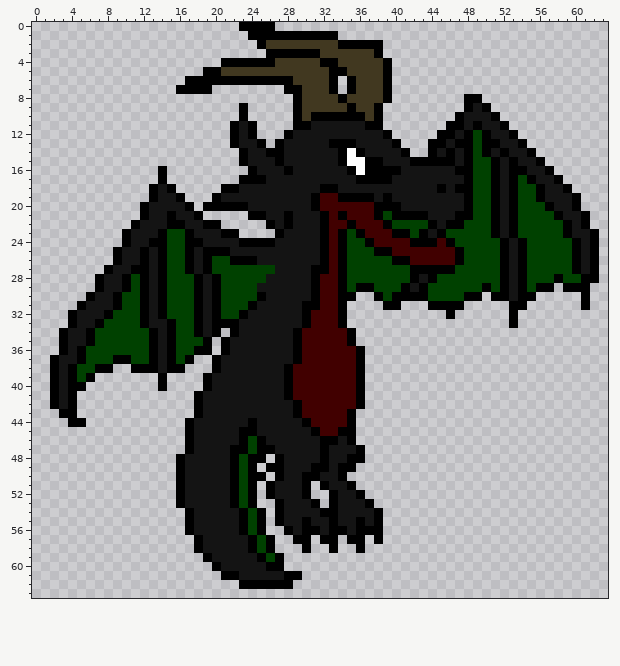
Two states of a pixel-art sprite, MDAD/TiledMapGame-android/assets/img/Wyvern2.png. Above: the version before the commit.
The file is 64x64 pixels.
Once edited:
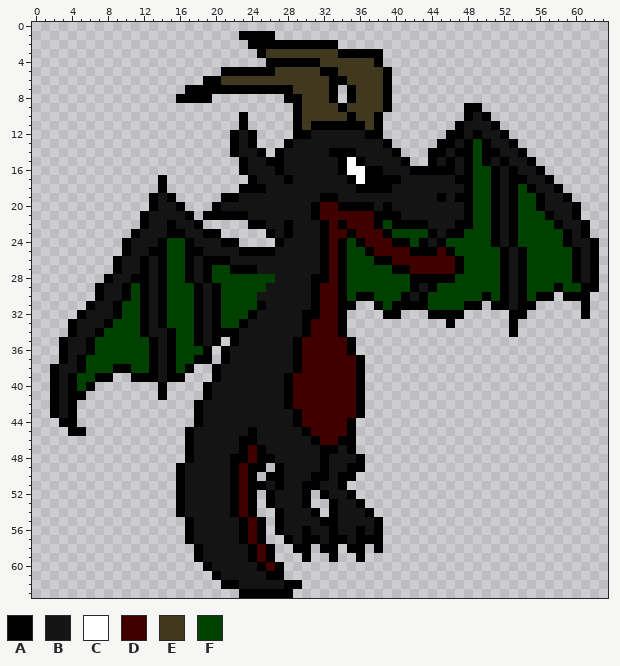
Palette (. is transparent): A #000000  B #141414  C #ffffff  D #410000  E #413820  F #004100
The author wrote: Added 2nd frame to Wyvern sprite for animation.
The exact change:
Changed rows in their new state; - is an unchanged pixel.
first column x 2:
 0 ---------------------....------------------------------------
 1 ---------------------A---.......-----------------------------
 2 ----------------------A-AAAAAAAA.....------------------------
 3 -----------------------AEEEEEE--AAAA-------------------------
 4 -------------------.....-AAAAAEE----A.-----------------------
 5 -----------------..AAAAAA-----A-E----------------------------
 6 ---------------..--EEEEEEEE-----AE---------------------------
 7 --------------.---AAAAAAAA-E---------------------------------
 8 --------------AAAA--------A----A.A------------..-------------
 9 ---------------------.----------AE--EA---------A.------------
10 -----------------------------EEEE-E----------.A-A.-----------
11 --------------------.A.-----EAAAAAAE--------.--B-A.----------
12 --------------------------.AA------AA.-----.-ABAB-A.---------
13 ----------------------A.-.A----BBB---A.---.-AB---B-A.--------
14 --------------------AB-A.------A-AB---A.---ABA---AB-A.-------
15 ------------------------A---------ABB--A..-B----ABAB-A.------
16 ------------.--------AB--AB-----AC---BB-AAAAAB------B-A.-----
17 ---------------------.-B--A------AC---A------A------AB-A.----
18 -----------.A.-----..AAA------BB--AAAA-----B-B-------AB-A.---
19 -------------A.---.AA--------BAABBBB-B-----A-A-----------A.--
20 ----------.A--A.-.-BBB----------AAAAB-B---------------AB-----
21 -------------B-A.AAAAABB--B--AD-D----A-BBB---B---------AB-A.-
22 ---------.A---B-A..---AAB-------AD--AFAAAAB-B-A---------AB---
23 --------.A--BAAB-AA..---ABA-----DAD--AFF-FABAA-------------A.
24 -----------B----B--AA....A--------AD--AAF-BAF----ABAF----AB--
25 -------.A-BA----ABBB-AAAA----------ADD--AAA-AF---------------
26 ------------------AABBB-------------AADD---------------------
27 ------.A-B----------AAABB----B--------AADDDDDA---------------
28 -----.A-BA-----ABAF-----F-----A----------A-AA-----------F-AB-
29 -----------------------F----------FF---FABA-----F-----FFAFF-A
30 ----.A-BA--------------B---------FAAF-F-B-----FFAF---FAA-AA--
31 ---.A-----------------FA----B----A--AF-AAAFFFFAA-AAB-A-------
32 --.A--BA-------------FA------A-------AA---AA-A------A------A-
33 -----BA-----AF-----FFA----------------------A----------------
34 -.A-BA----AB-------A-------BA---A.-----------------A---------
35 ----------------ABA.A----------------------------------------
36 ---BA-----------F----------------A.--------------------------
37 .A-----FF------FAA.A-----------------------------------------
38 --BA-FFAAFF---FA----------BA---------------------------------
39 ----FAA--AAABAA--.A------------------------------------------
40 ---FA--------------------------------------------------------
41 ---A--------A---.A-------------------------------------------
42 --------------------------AD---------------------------------
43 AB-------------------------------DA--------------------------
44 -A-.-----------.A-----B----AD--------------------------------
45 --AA-----------------B------AD--D----------------------------
46 ----------------------AB-----ADDA----------------------------
47 --------------------B-D-B------A-A.--------------------------
48 --------------.A-----AD-AB-------B---------------------------
49 ---------------------D-A.----B--B-A--------------------------
50 ---------------------D-.A---B-A--A---------------------------
51 ---------------------D-ABA---AB-A.---------------------------
52 ---------------------D--------AB-A.--------------------------
53 ---------------------D--AB--A.----A.-------------------------
54 --------------AB----ADA.-----A.----A.------------------------
55 ----------------------D-----B-A---B--------------------------
56 ----------------------D--AB--B--B--B-------------------------
57 ---------------AB----ADA.-AB-AB-AB-A-------------------------
58 -----------------------D---A--A--A--A------------------------
59 ----------------AB----ADA.--A--A--A--------------------------
60 -----------------AB----AD------------------------------------
61 ------------------ABB---AA..---------------------------------
62 -------------------AABBBBB-A---------------------------------
63 ---------------------AAAAAA----------------------------------
Pixel boxes of the changes (left, top, right, bottom) in both pictures:
changed: (50, 22, 599, 598)
